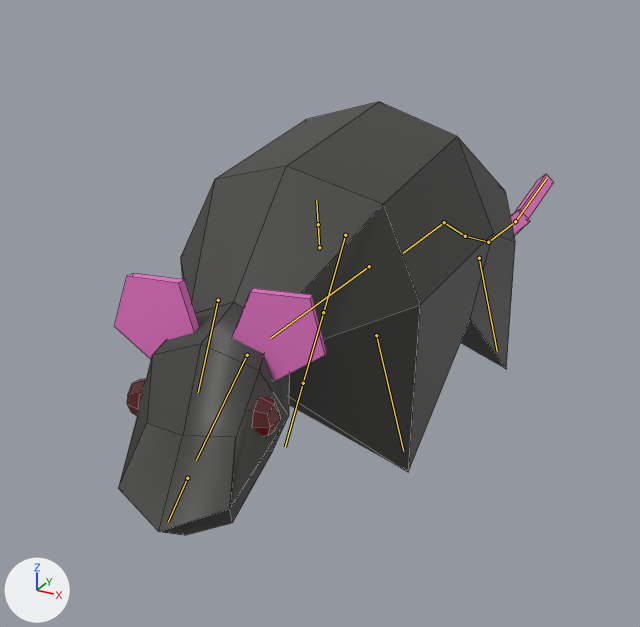
One commit to the FBX model Assets/Models/Enemies/evilRat.fbx: the scene before it, then after it.
One viewpoint serves both versions: a 50 mm camera at (2.0, -3.8, 2.48) aimed at (-0.38, 0.53, 0.31). Arrows for +X, +Y and +Z are at lower left; the lights stay in place. The older version comes first. Both versions are drawn at frame 14 of the action 'Armature|Armature|RatAttack'; the numbers are the values there. The bones that change, and the others that lie on the model, are drawn over the model as lines. Mesh edges are drawn as thin lines.

The first picture shows 'RatBod'.
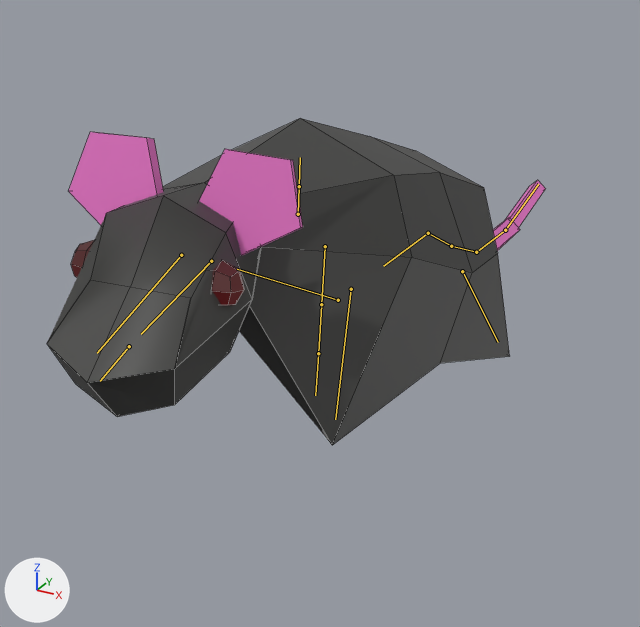
What differs and where, as boxes [x1, y1, x2, y2] in the pictures (640 x 627 px):
'RatBod', posed (13% wider, 24% shorter)
    before: [114, 102, 554, 535]
    after: [47, 118, 546, 445]
bone 'Bone.001', root to tip
    before: (444, 222) to (403, 253)
    after: (428, 233) to (383, 266)
bone 'Bone.007', root to tip
    before: (369, 266) to (270, 338)
    after: (338, 300) to (237, 269)
bone 'Bone.006', root to tip
    before: (247, 355) to (196, 460)
    after: (211, 261) to (141, 334)
bone 'Leg.R', root to tip
    before: (376, 335) to (403, 451)
    after: (351, 289) to (335, 419)
bone 'Leg.L', root to tip
    before: (218, 300) to (198, 392)
    after: (181, 255) to (97, 353)
bone 'HindLeg.R', root to tip
    before: (479, 258) to (497, 351)
    after: (462, 271) to (498, 342)
bone 'HindLeg.L', root to tip
    before: (345, 235) to (323, 312)
    after: (325, 246) to (321, 304)

What the commit changed:
Bone 'Bone.001' (bone_bone_001) moves from (0.0, -0.27, 0.01) to (0.0, 0.0, 0.0).
Bone 'Bone.007' (bone_bone_007) moves from (0.0, -0.11, -0.07) to (0.0, 0.0, 0.0).
Bone 'Bone.007' (bone_bone_007) turns from (0, 0, 0) to (-28, 0, 0) degrees about its own x, y and z.
Bone 'Bone.006' (bone_bone_006) turns from (5, -4, -14) to (20, 0, -14) degrees about its own x, y and z.
Bone 'Leg.R' (bone_leg_r) turns from (0, 0, 0) to (22, -6, -1) degrees about its own x, y and z.
Bone 'Leg.L' (bone_leg_l) turns from (0, 0, 0) to (22, 6, 1) degrees about its own x, y and z.
Bone 'HindLeg.R' (bone_hindleg_r) turns from (0, 0, 0) to (-26, 7, -1) degrees about its own x, y and z.
Bone 'HindLeg.L' (bone_hindleg_l) turns from (0, 0, 0) to (-26, -7, 1) degrees about its own x, y and z.
